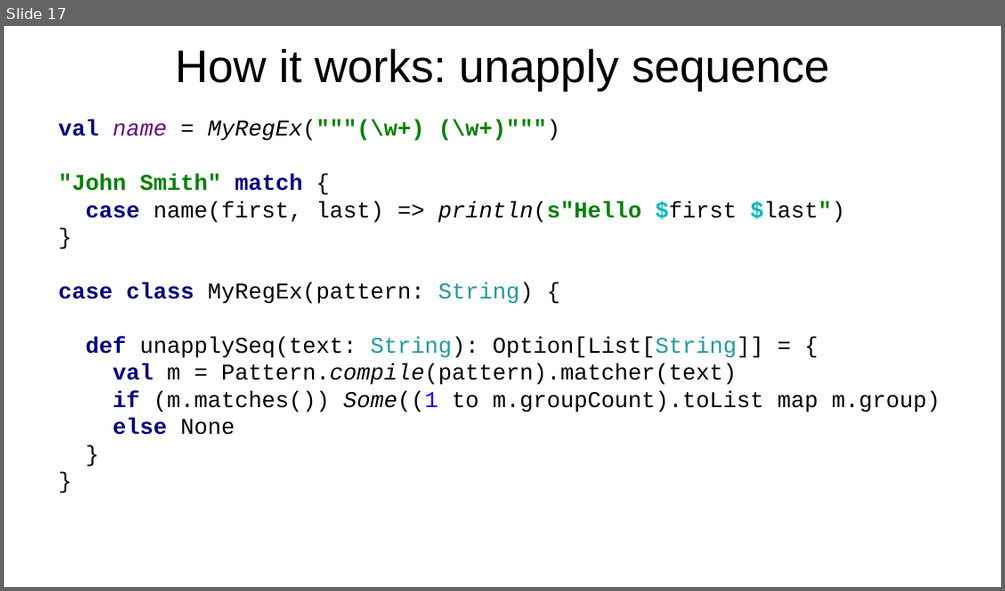
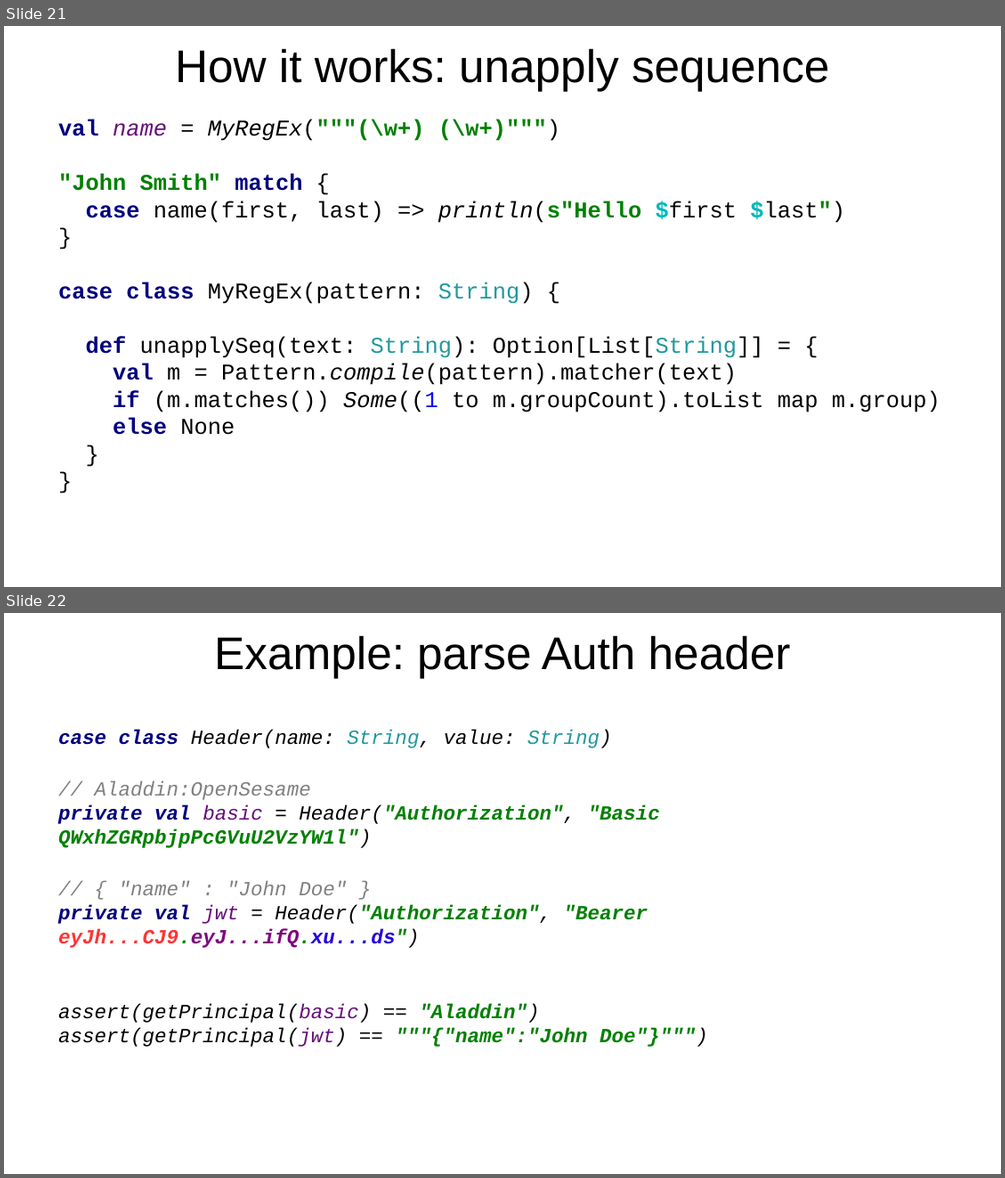
Before and after one commit to volodymyr-korolyov/meetup-scala-pattern-matching, a slide deck: Scala pattern matching.pptx. Shown one above the other, each under a label of ours: slide 17 before the commit, slides 21 and 22 after it. The pictures are 1005x591 and 1005x1178 pixels, drawn with LibreOffice and Linux fonts; fonts in the diff are those of the drawing; background and template pictures are left out. Boxes give left, top, right and bottom in pixels: in the first picture for what was removed or moved away, otherwise in the second. Text is boxed around its words. In the diff, an @@ line names an element or a change of style, - is before the commit and + after.

Commit message:
Custom extractor example

```diff
--- a/Scala pattern matching.pptx
+++ b/Scala pattern matching.pptx
@@ slide 22 added at [4, 613, 1001, 1174], background picture (left out) @@
@@ text added at [214, 635, 791, 678], 36.4 pt, text #000000 @@
+Example: parse Auth header
@@ text added at [58, 730, 708, 1046], 16 pt, text #008000, bold, italic @@
+case class Header(name: String, value: String)
+// Aladdin:OpenSesame
+private val basic = Header("Authorization", "Basic QWxhZGRpbjpPcGVuU2VzYW1l")
+// { "name" : "John Doe" }
+private val jwt = Header("Authorization", "Bearer eyJh...CJ9.eyJ...ifQ.xu...ds")
+assert(getPrincipal(basic) == "Aladdin")
+assert(getPrincipal(jwt) == """{"name":"John Doe"}""")
@@ what was slide 17 is now slide 21 @@
```
Also in this commit, not shown: 4 other slides added, 2 slides removed, 3 other files.
